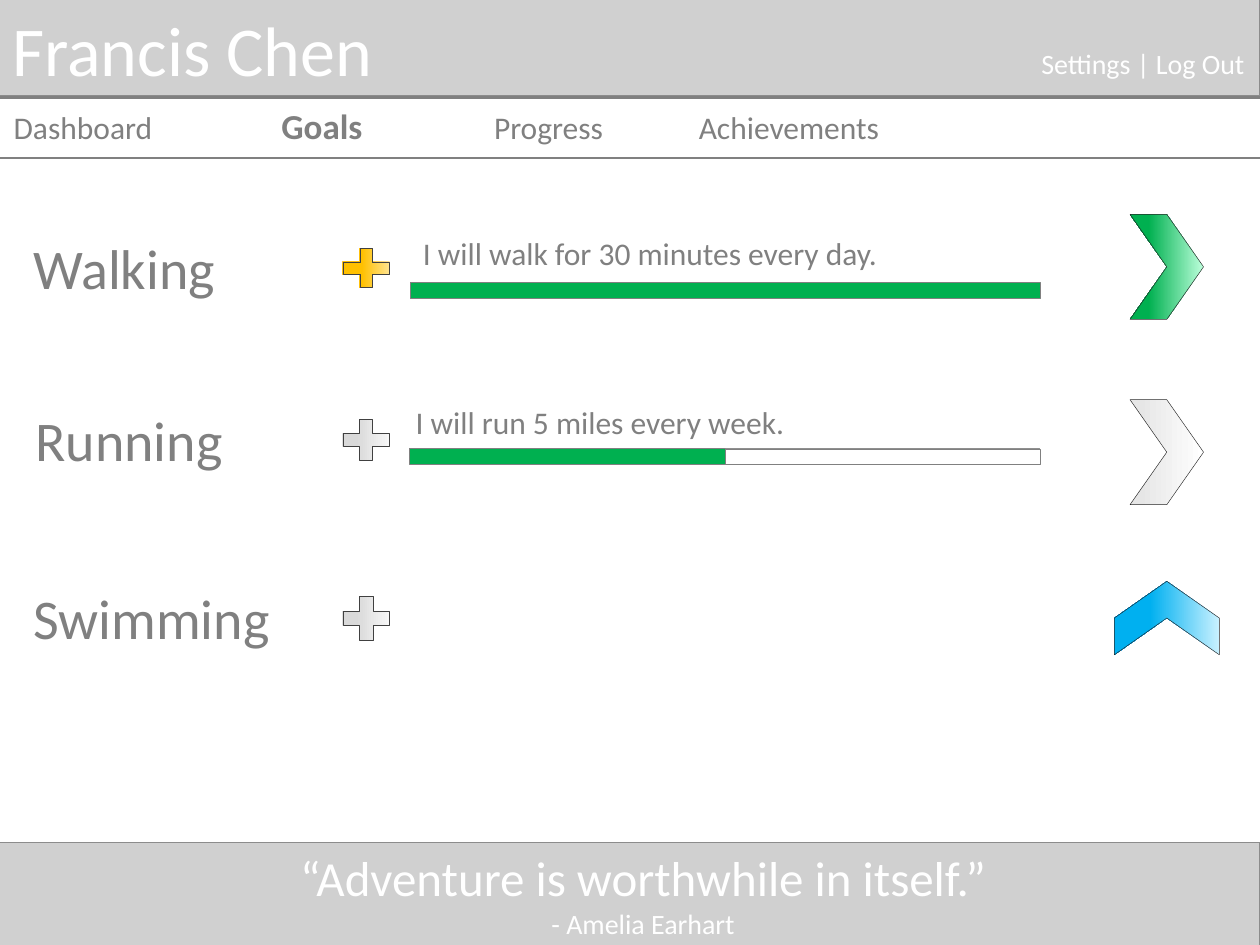
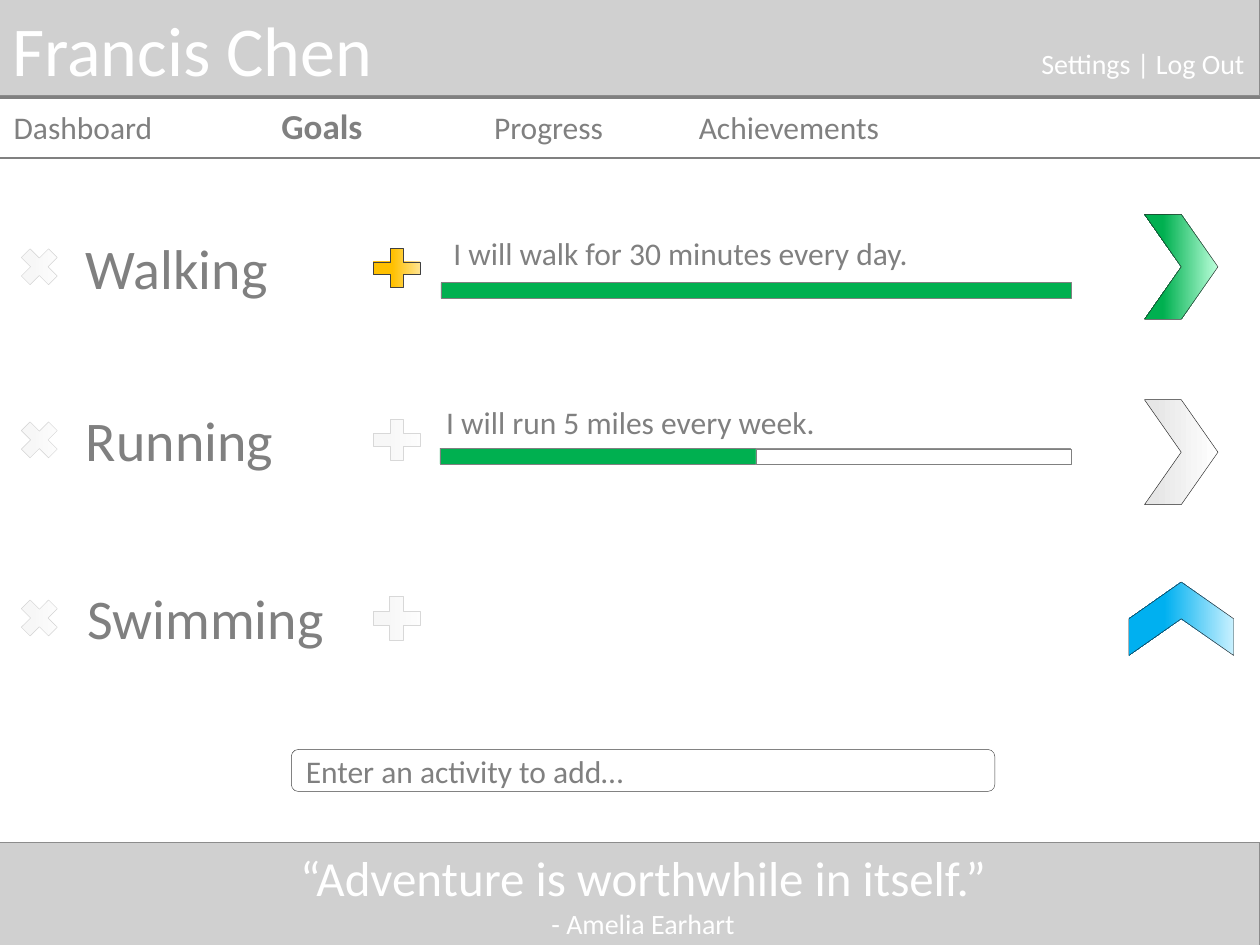
Before and after one commit to fxchen12/AlphaBrosPublic, a slide deck: slide 1 of docs/Mockups/Dashboard/Goals Mockup.pptx. Drawn at 1260x945 pixels with LibreOffice and Linux fonts; fonts in the diff are those of the drawing; grey boxes stand for pictures. Boxes give left, top, right and bottom in pixels: in the first picture for what was removed or moved away, otherwise in the second. Text is boxed around its words. In the diff, an @@ line names an element or a change of style, - is before the commit and + after.

```diff
--- a/docs/Mockups/Dashboard/Goals Mockup.pptx
+++ b/docs/Mockups/Dashboard/Goals Mockup.pptx
@@ rectangle added at <box>1,228,82,693</box>, fill #FFFFFF at 80% opacity @@
@@ text "Walking": place and size @@
-text "Walking" at <box>33,250,215,299</box>
+text "Walking" at <box>86,250,268,299</box>
@@ cross added at <box>13,241,66,294</box>, fill gradient #FFFFFF to #D9D9D9, outline #262626 0.25 pt @@
@@ rectangle added at <box>365,368,433,693</box>, fill #FFFFFF at 80% opacity @@
@@ cross added at <box>13,413,66,466</box>, fill gradient #FFFFFF to #D9D9D9, outline #262626 0.25 pt @@
@@ text "Running": place and size @@
-text "Running" at <box>35,422,222,471</box>
+text "Running" at <box>86,422,273,471</box>
@@ cross added at <box>13,592,66,645</box>, fill gradient #FFFFFF to #D9D9D9, outline #262626 0.25 pt @@
@@ text "Swimming": place and size @@
-text "Swimming" at <box>33,600,269,649</box>
+text "Swimming" at <box>87,600,323,649</box>
@@ 3 rectangles, 3 plus signs, 2 texts: place and size @@
-3 rectangles, 3 plus signs, 2 texts at <box>335,242,1041,648</box>
+3 rectangles, 3 plus signs, 2 texts at <box>365,242,1071,648</box>
@@ 3 chevrons: place and size @@
-3 chevrons at <box>1114,214,1219,655</box>
+3 chevrons at <box>1128,214,1233,655</box>
@@ rounded rectangle added at <box>291,750,994,791</box>, fill #FFFFFF, outline #404040 0.25 pt, 18 pt, text #808080 @@
+Enter an activity to add…
```
Also in this commit, not shown: 5 other files.
